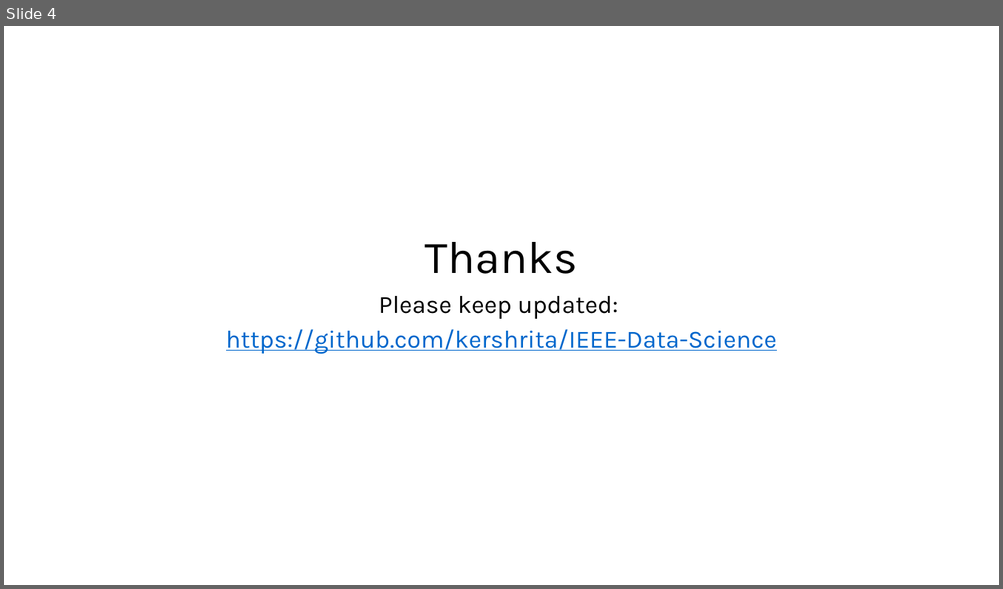
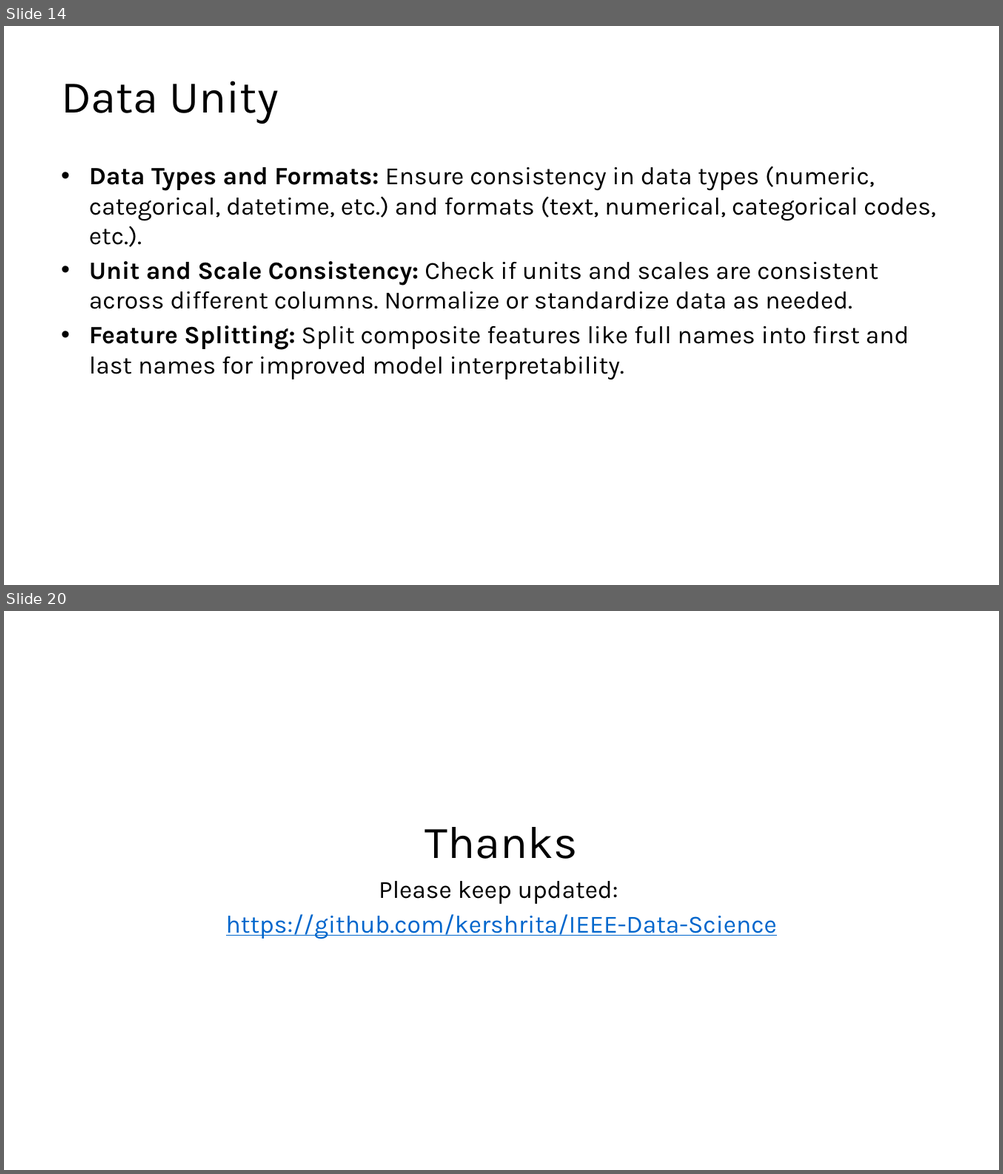
Before and after one commit to kershrita/Data-Science-Roadmap, a slide deck: slides/Session 05 - Data Transformation.pptx. Shown one above the other, each under a label of ours: slide 4 before the commit, slides 14 and 20 after it; the slides between them are not shown. The pictures are 1003x589 and 1003x1174 pixels, drawn with LibreOffice and Linux fonts; fonts in the diff are those of the drawing. Boxes give left, top, right and bottom in pixels: in the first picture for what was removed or moved away, otherwise in the second. Text is boxed around its words. In the diff, an @@ line names an element or a change of style, - is before the commit and + after.

```diff
--- a/slides/Session 05 - Data Transformation.pptx
+++ b/slides/Session 05 - Data Transformation.pptx
@@ slide 14 added at box(4, 26, 999, 585), background #FFFFFF @@
@@ title added at box(61, 81, 279, 124), 44 pt, text #000000 @@
+Data Unity
@@ text added at box(89, 166, 936, 380), 24 pt, text #000000 @@
+• Data Types and Formats: Ensure consistency in data types (numeric, categorical, datetime, etc.) and formats (text, numerical, categorical codes, etc.).
+• Unit and Scale Consistency: Check if units and scales are consistent across different columns. Normalize or standardize data as needed.
+• Feature Splitting: Split composite features like full names into first and last names for improved model interpretability.
@@ what was slide 4 is now slide 20 @@
```
Also in this commit, not shown: 17 other slides added, 2 slides removed, 2 other files.
